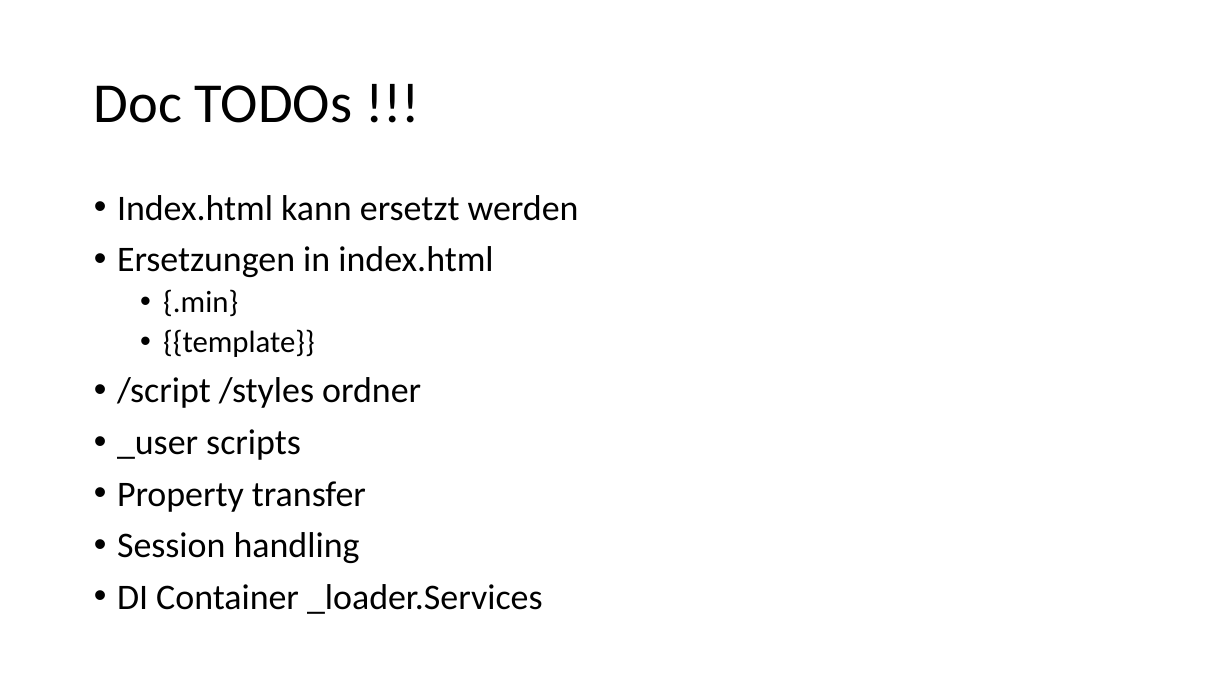
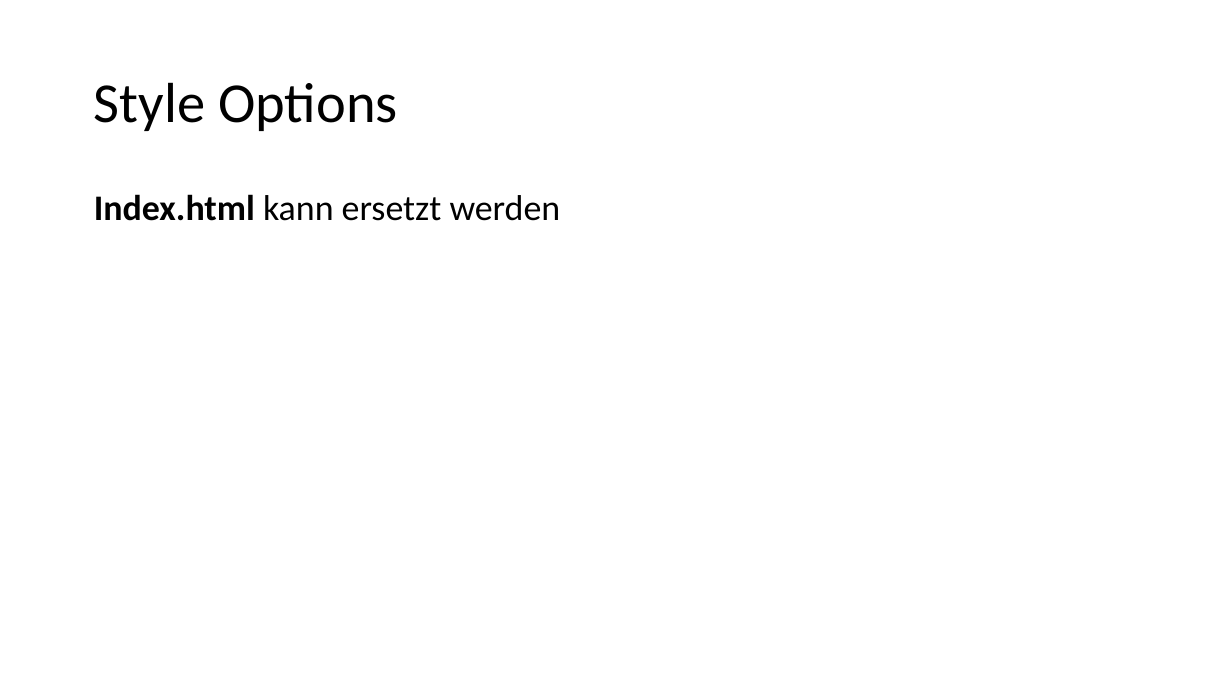
Before and after one commit to FrankPfattheicher/stonehenge.Chromely, a slide deck: slide 16 of stonehengeChromely.pptx (slide 15 before the commit). Drawn at 1232x693 pixels with LibreOffice and Linux fonts; fonts in the diff are those of the drawing. Boxes give left, top, right and bottom in pixels: in the first picture for what was removed or moved away, otherwise in the second. Text is boxed around its words. In the diff, an @@ line names an element or a change of style, - is before the commit and + after.

```diff
--- a/stonehengeChromely.pptx
+++ b/stonehengeChromely.pptx
@@ title at (94, 82, 398, 131): text changed @@
-Doc TODOs !!!
+Style Options
@@ text "Index.html kann ersetzt werden" at (94, 194, 561, 221): bold on in "Index.html"; bullet • to none @@
@@ text at (117, 246, 543, 614): paragraphs removed @@
-• Ersetzungen in index.html
-  • {.min}
-  • {{template}}
-• /script /styles ordner
-• _user scripts
-• Property transfer
-• Session handling
-• DI Container _loader.Services
```
Also in this commit, not shown: 11 other slides changed, 1 slide added.
